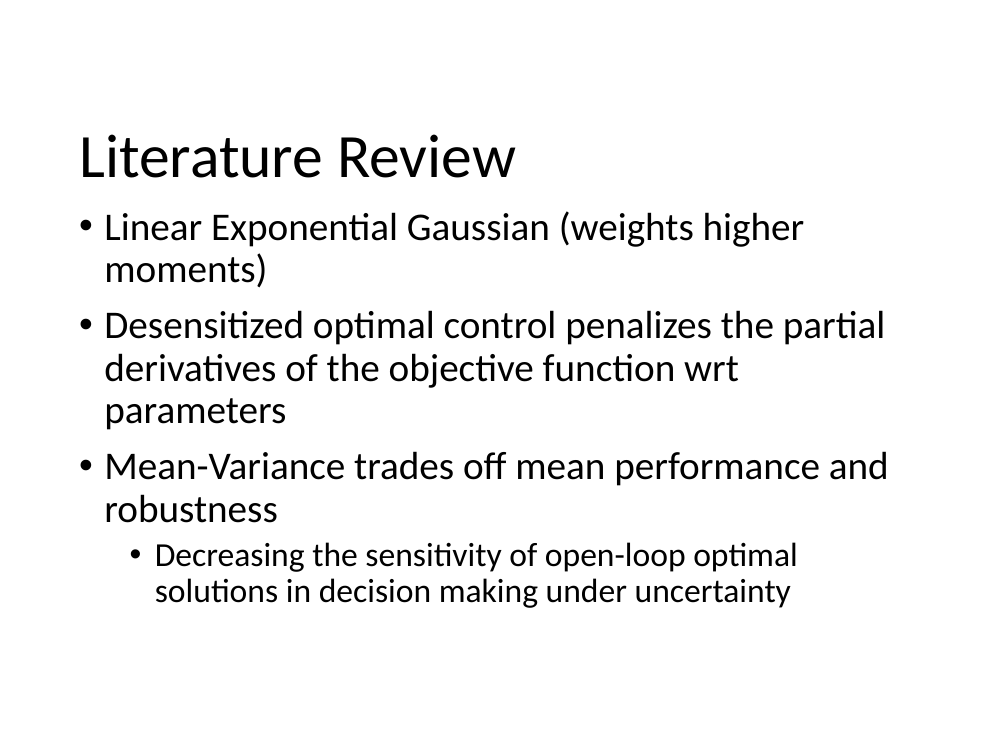
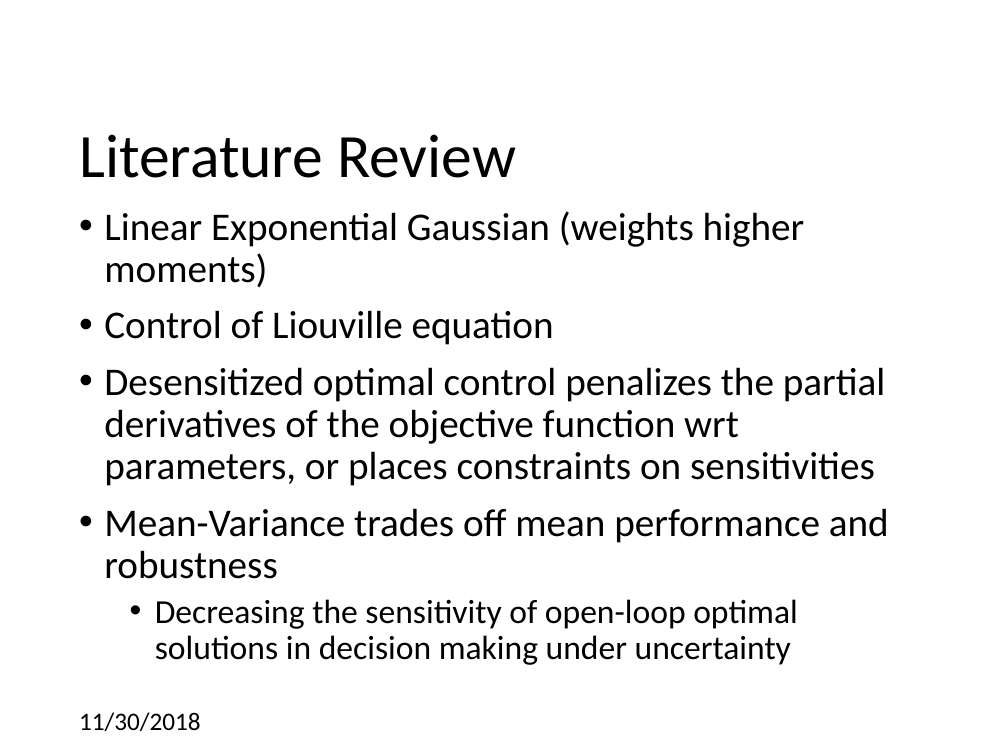
Before and after one commit to CDNoyes/EDL-Py, a slide deck: slide 6 of Documents/Qual Exam.pptx (slide 7 before the commit). Drawn at 1008x756 pixels with LibreOffice and Linux fonts; fonts in the diff are those of the drawing; background and template pictures are left out. Boxes give left, top, right and bottom in pixels: in the first picture for what was removed or moved away, otherwise in the second. Text is boxed around its words. In the diff, an @@ line names an element or a change of style, - is before the commit and + after.

```diff
--- a/Documents/Qual Exam.pptx
+++ b/Documents/Qual Exam.pptx
@@ text at [104, 310, 886, 486]: text changed @@
-• Desensitized optimal control penalizes the partial derivatives of the objective function wrt parameters
+• Control of Liouville equation
+• Desensitized optimal control penalizes the partial derivatives of the objective function wrt parameters, or places constraints on sensitivities
@@ text added at [79, 712, 200, 731], 18 pt, text #000000 @@
+11/30/2018
```
Also in this commit, not shown: 27 other slides changed, 6 slides added, 1 slide removed.
